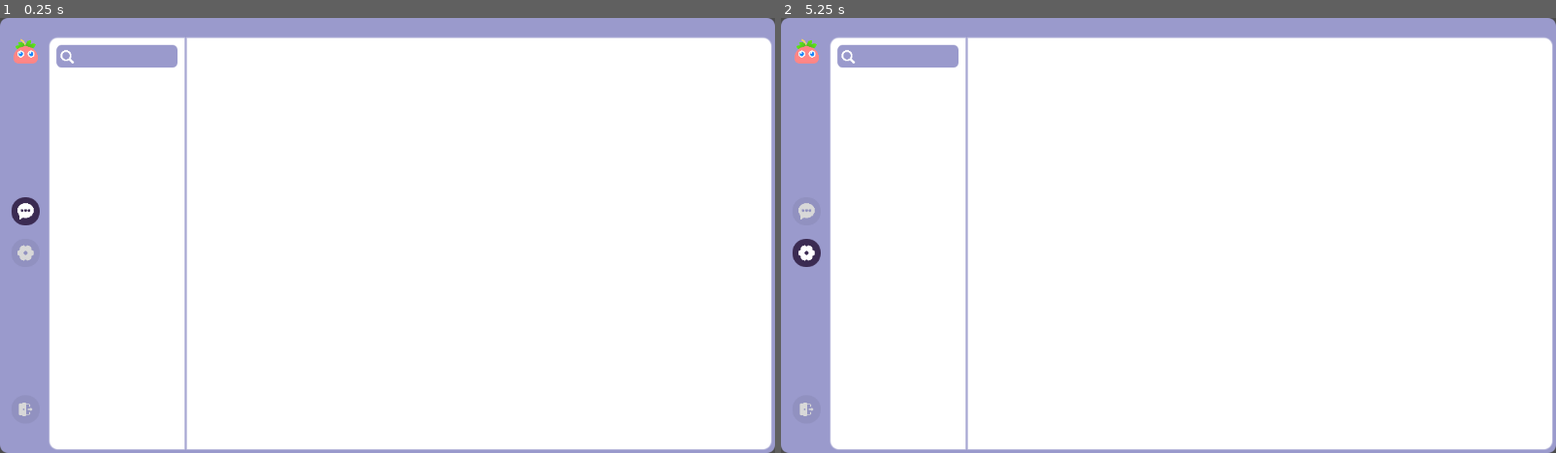
Above: before the commit, frames 1-2 (left to right).
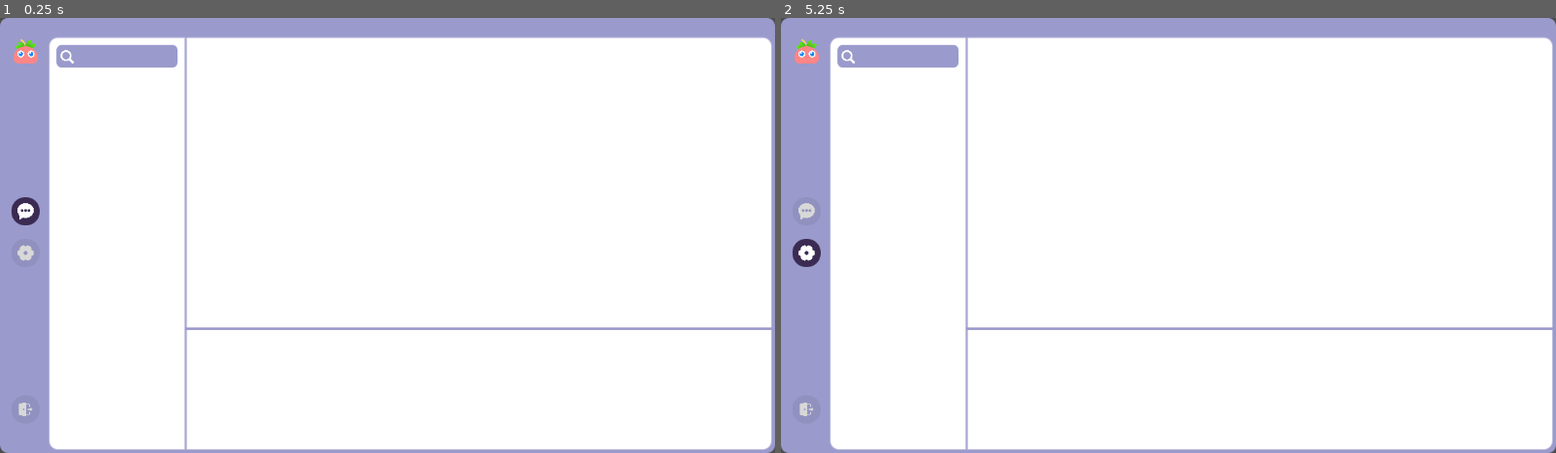
Above: after the commit, the same moments.

Repository: Song-Hong/spark
Game: Godot game, scene res://scenes/MainPage.tscn
Same seed, same stepped clock (60 frames per second), same inputs: the game is played once before the commit and once after it. This scene is started directly instead of the project's main scene.
Inputs (mouse positions are in pixels of both pictures, inside the frame that each line leads up to):
- Up to frame 1 (0.25 s): no input
- Up to frame 2 (5.25 s): click (804, 209) at 0.5 s; click (897, 57) at 1.25 s; click (804, 209) at 2 s; click (897, 57) at 2.75 s; click (804, 209) at 3.5 s; click (897, 57) at 4.25 s; click (804, 252) at 5 s

The runs differ from the first frame. In frame 1, 0.5% of the frame differs, in the area x 24-100%, y 71-72%; in frame 2, 0.5%.
Error in both runs: Invalid call. Nonexistent function 'append' in base 'Nil'. (res://SongG/ToolScripts/ItemBind.gd:11)

Commit message:
feat:img show update

Diff:
--- a/Scripts/MainPage_Chats/Commands/create_chat_item_command.gd
+++ b/Scripts/MainPage_Chats/Commands/create_chat_item_command.gd
@@ -13,8 +13,7 @@
 			pass
 		'2': #图片消息
 			item = Scene.init.load_scene("/prefabs/img_item")
-			var img = Image.load_from_file(md.data)
-			item.icon = ImageTexture.create_from_image(img)
+			item.set_img_from_file(md.data)
 		'3':
 			pass
 	if item == null:return
--- a/Scripts/MainPage_Chats/MainPage_ChatsState_ChatComponent.gd
+++ b/Scripts/MainPage_Chats/MainPage_ChatsState_ChatComponent.gd
@@ -95,8 +95,7 @@
 				item.wait_load_img()
 			elif FileAccess.file_exists(md.data):
 				item = Scene.init.load_scene("/prefabs/img_item")
-				var img = Image.load_from_file(md.data)
-				item.icon = ImageTexture.create_from_image(img)
+				item.set_img_from_file(md.data)
 			else:
 				item = Scene.init.load_scene("/prefabs/chat_item")
 				item.text = "[图片丢失]"
--- a/Scripts/MainPage_Chats/Prefabs/MainPage_ImgItem.gd
+++ b/Scripts/MainPage_Chats/Prefabs/MainPage_ImgItem.gd
@@ -1,28 +1,37 @@
 #图片显示组件
-extends Button
+extends TextureRect
 
 var img_path
 
 func _ready():
-	pressed.connect(Callable(self,"on_pressed"))
+	#pressed.connect(Callable(self,"on_pressed"))
+	pass
 
 #延迟加载
 func wait_load_img():
-	icon = null
-	text = "[图片加载中...]"
+	texture = null
 	await Core.init.get_tree().create_timer(1).timeout
-	print(FileAccess.file_exists(img_path))
 	if FileAccess.file_exists(img_path):
-		var img = Image.load_from_file(img_path)
-		icon = ImageTexture.create_from_image(img)
-		text = ""
+		set_img_from_file(img_path)
 	else:
-		text = "[图片丢失]"
+		pass
 
 #退出场景
 func _exit_tree():
-	pressed.disconnect(Callable(self,"on_pressed"))
+	pass
 
 #当图片点击时
 func on_pressed():
 	print(1)
+
+#设置图片
+func set_img(img):
+	texture = img
+
+#从文件中加载图片
+func set_img_from_file(file_path):
+	var img = Image.load_from_file(file_path)
+	var tex = ImageTexture.create_from_image(img)
+	var siz = img.get_size()
+	custom_minimum_size = Vector2(siz.x/2,siz.y/2)
+	texture = tex
--- a/scenes/MainPage_ChatsPage.tscn
+++ b/scenes/MainPage_ChatsPage.tscn
@@ -1,8 +1,10 @@
-[gd_scene load_steps=18 format=3 uid="uid://lvgdw3te2pj2"]
+[gd_scene load_steps=20 format=3 uid="uid://lvgdw3te2pj2"]
 
 [ext_resource type="Script" path="res://SongG/ToolScripts/ItemBind.gd" id="2_0412h"]
 [ext_resource type="Texture2D" uid="uid://5co56ibkg0lp" path="res://Assets/Icon/search_white.svg" id="3_7hjx1"]
+[ext_resource type="PackedScene" uid="uid://c1k4jbkxon534" path="res://scenes/prefabs/img_item.tscn" id="3_g4i17"]
 [ext_resource type="ButtonGroup" uid="uid://c087wss6fec0u" path="res://Scripts/MainPage_Chats/friend_item_group.tres" id="3_stcwc"]
+[ext_resource type="Texture2D" uid="uid://0qiif5luvrog" path="res://Assets/Logo/截屏2024-11-29 10.18.02.png" id="4_vcntj"]
 [ext_resource type="Texture2D" uid="uid://dq2t5geycnvr6" path="res://Assets/Icon/emoji_icon.png" id="4_wmc0r"]
 
 [sub_resource type="StyleBoxFlat" id="StyleBoxFlat_su6wl"]
@@ -133,7 +135,6 @@
 theme_override_styles/panel = SubResource("StyleBoxFlat_tavsm")
 
 [node name="ChatPanel" type="MarginContainer" parent="Content"]
-visible = false
 layout_mode = 2
 theme_override_constants/margin_left = 8
 theme_override_constants/margin_top = 8
@@ -172,6 +173,13 @@
 size_flags_vertical = 3
 theme_override_constants/separation = 26
 script = ExtResource("2_0412h")
+
+[node name="img_item" parent="Content/ChatPanel/VBoxContainer/ChatContentScroll/MarginContainer/ChatContentArea" instance=ExtResource("3_g4i17")]
+visible = false
+custom_minimum_size = Vector2(0, 0)
+layout_mode = 2
+texture = ExtResource("4_vcntj")
+expand_mode = 1
 
 [node name="Tools" type="HBoxContainer" parent="Content/ChatPanel/VBoxContainer"]
 visible = false
--- a/scenes/prefabs/img_item.tscn
+++ b/scenes/prefabs/img_item.tscn
@@ -1,31 +1,13 @@
-[gd_scene load_steps=4 format=3 uid="uid://c1k4jbkxon534"]
+[gd_scene load_steps=2 format=3 uid="uid://c1k4jbkxon534"]
 
-[ext_resource type="Texture2D" uid="uid://bfcsx4s3vcolw" path="res://Assets/Logo/logo.svg" id="1_yn1k2"]
 [ext_resource type="Script" path="res://Scripts/MainPage_Chats/Prefabs/MainPage_ImgItem.gd" id="2_a5u8n"]
 
-[sub_resource type="StyleBoxFlat" id="StyleBoxFlat_wp78a"]
-bg_color = Color(0.603922, 0.603922, 0.8, 1)
-corner_radius_top_left = 8
-corner_radius_top_right = 8
-corner_radius_bottom_right = 8
-corner_radius_bottom_left = 8
-expand_margin_left = 8.0
-expand_margin_top = 8.0
-expand_margin_right = 8.0
-expand_margin_bottom = 8.0
-
-[node name="img_item" type="Button"]
+[node name="img_item" type="TextureRect"]
 custom_minimum_size = Vector2(32, 32)
-offset_right = 8.0
-offset_bottom = 8.0
+offset_right = 268.0
+offset_bottom = 268.0
 size_flags_horizontal = 0
 size_flags_vertical = 4
-theme_override_styles/focus = SubResource("StyleBoxFlat_wp78a")
-theme_override_styles/disabled = SubResource("StyleBoxFlat_wp78a")
-theme_override_styles/hover = SubResource("StyleBoxFlat_wp78a")
-theme_override_styles/pressed = SubResource("StyleBoxFlat_wp78a")
-theme_override_styles/normal = SubResource("StyleBoxFlat_wp78a")
-icon = ExtResource("1_yn1k2")
-icon_alignment = 1
-expand_icon = true
+expand_mode = 1
+stretch_mode = 4
 script = ExtResource("2_a5u8n")
